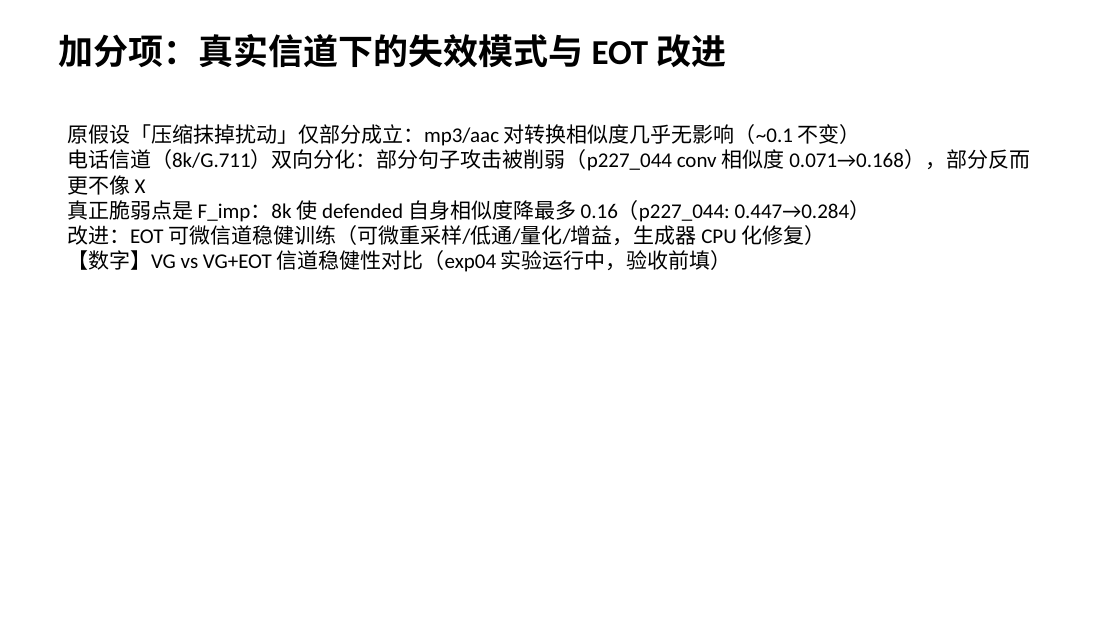
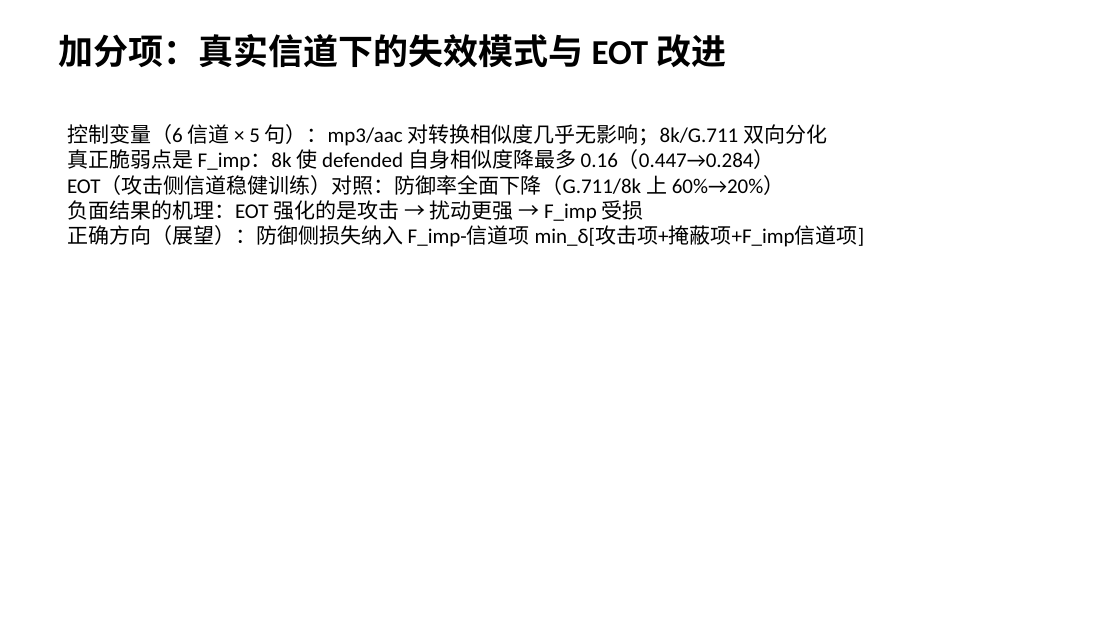
Before and after one commit to Abyss-sword/Voice-Guard, a slide deck: slide 6 of docs/验收PPT_草稿.pptx. Drawn at 1120x630 pixels with LibreOffice and Linux fonts; fonts in the diff are those of the drawing. Boxes give left, top, right and bottom in pixels: in the first picture for what was removed or moved away, otherwise in the second. Text is boxed around its words. In the diff, an @@ line names an element or a change of style, - is before the commit and + after.

```diff
--- a/docs/验收PPT_草稿.pptx
+++ b/docs/验收PPT_草稿.pptx
@@ text at [67, 124, 865, 247]: text changed @@
-原假设「压缩抹掉扰动」仅部分成立：mp3/aac 对转换相似度几乎无影响（~0.1 不变）
-电话信道（8k/G.711）双向分化：部分句子攻击被削弱（p227_044 conv 相似度 0.071→0.168），部分反而更不像 X
-真正脆弱点是 F_imp：8k 使 defended 自身相似度降最多 0.16（p227_044: 0.447→0.284）
-改进：EOT 可微信道稳健训练（可微重采样/低通/量化/增益，生成器 CPU 化修复）
-【数字】VG vs VG+EOT 信道稳健性对比（exp04 实验运行中，验收前填）
+控制变量（6 信道 × 5 句）：mp3/aac 对转换相似度几乎无影响；8k/G.711 双向分化
+真正脆弱点是 F_imp：8k 使 defended 自身相似度降最多 0.16（0.447→0.284）
+EOT（攻击侧信道稳健训练）对照：防御率全面下降（G.711/8k 上 60%→20%）
+负面结果的机理：EOT 强化的是攻击 → 扰动更强 → F_imp 受损
+正确方向（展望）：防御侧损失纳入 F_imp-信道项 min_δ[攻击项+掩蔽项+F_imp信道项]
```
Also in this commit, not shown: 1 other slide changed, 1 other file.
